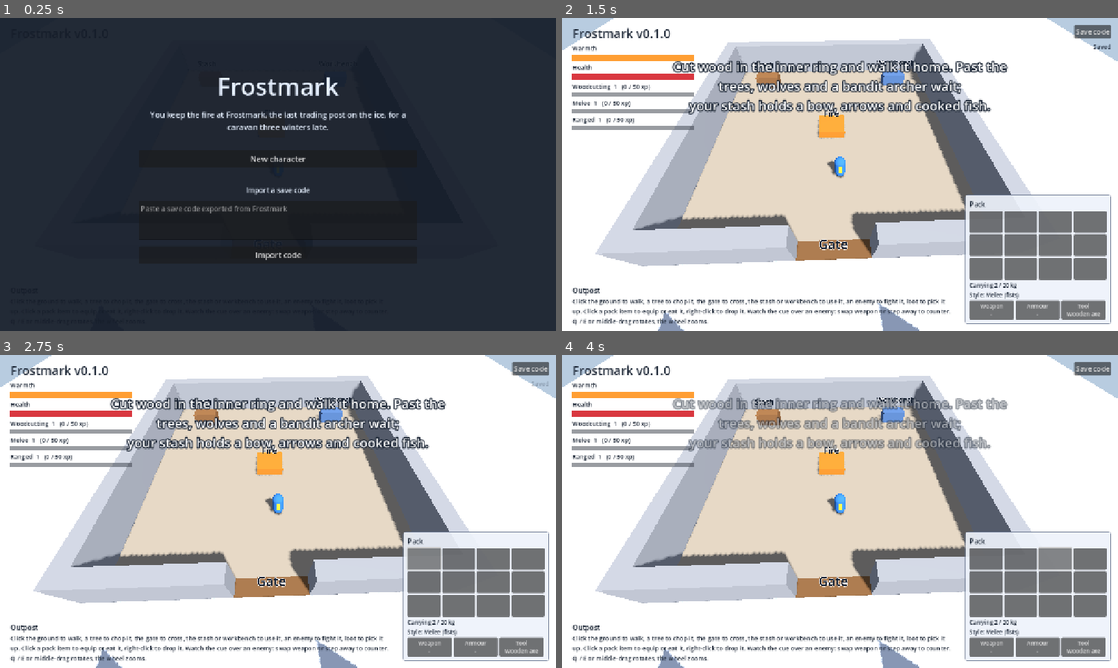
Above: before the commit, frames 1-4 (two rows, left to right).
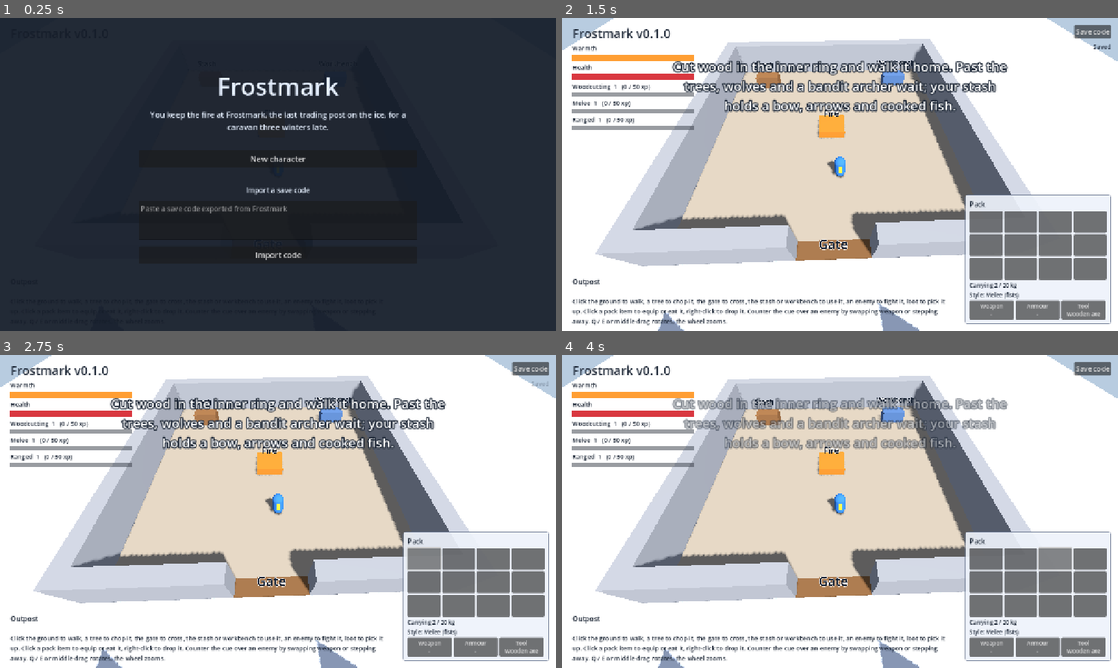
Above: after the commit, the same moments.

Repository: travism26/frostmark
Game: Godot game, scene res://scenes/main.tscn
Same seed, same stepped clock (60 frames per second), same inputs: the game is played once before the commit and once after it.
Inputs (mouse positions are in pixels of both pictures, inside the frame that each line leads up to):
- Up to frame 1 (0.25 s): no input
- Up to frame 2 (1.5 s): click (840, 221) at 0.52 s; type "Alex" at 0.6 s; click "New character" at 1.25 s
- Up to frame 3 (2.75 s): click (422, 558) at 2.02 s
- Up to frame 4 (4 s): click (1017, 558) at 2.77 s; click (1056, 558) at 3.52 s

The runs differ from the first frame. In frame 2, 3.6% of the frame differs, in the area x 1-79%, y 19-99%; in frame 3, 3.6%; in frame 4, 3.0%.

Commit message:
fix: keep the far wolf pack out of earshot of the near pack's fight; HUD hint no longer overlaps the status line

Diff:
--- a/scenes/game_root.gd
+++ b/scenes/game_root.gd
@@ -203,7 +203,7 @@
 	_segment = []
 	_last_event = ""
 	_show_sim()
-	_hud.banner("Cut wood in the inner ring and walk it home. Past the trees, wolves and a bandit archer wait;\nyour stash holds a bow, arrows and cooked fish.")
+	_hud.banner("Cut wood in the inner ring and walk it home. Past the trees, wolves and a bandit archer wait; your stash holds a bow, arrows and cooked fish.")
 
 
 ## Redraws everything that depends on the state after a new, continued or imported sim.
--- a/scenes/main.tscn
+++ b/scenes/main.tscn
@@ -74,9 +74,9 @@
 anchor_top = 1.0
 anchor_bottom = 1.0
 offset_left = 24.0
-offset_top = -104.0
+offset_top = -124.0
 offset_right = 724.0
-offset_bottom = -56.0
+offset_bottom = -76.0
 grow_vertical = 0
 theme_override_font_sizes/font_size = 16
 theme_override_colors/font_color = Color(0.1, 0.14, 0.2, 1)
@@ -87,11 +87,11 @@
 anchor_top = 1.0
 anchor_bottom = 1.0
 offset_left = 24.0
-offset_top = -52.0
+offset_top = -72.0
 offset_right = 904.0
 offset_bottom = -12.0
 grow_vertical = 0
 autowrap_mode = 3
 theme_override_font_sizes/font_size = 14
 theme_override_colors/font_color = Color(0.1, 0.14, 0.2, 1)
-text = "Click the ground to walk, a tree to chop it, the gat …(110 unchanged characters)… quip or eat it, right-click to drop it. Watch the cue over an enemy: swap weapon or step away to counter. Q / E or middle-drag rotates, the wheel zooms."
+text = "Click the ground to walk, a tree to chop it, the gat …(110 unchanged characters)… quip or eat it, right-click to drop it. Counter the cue over an enemy by swapping weapon or stepping away. Q / E or middle-drag rotates, the wheel zooms."
--- a/sim/world_def.gd
+++ b/sim/world_def.gd
@@ -97,13 +97,14 @@
 	# A small patch just past the trees, over the line into ring one: two wolves south-west of
 	# the stand, a pack of three farther west, and a bandit archer to the south-east. Ring one
 	# proper comes later; this is enough to find a fight. Chopping the south-western pine is
-	# loud enough for the near pack to hear.
+	# loud enough for the near pack to hear. The groups sit more than a fight's noise apart
+	# (CombatTable.NOISE_FIGHT), so each is fought on its own.
 	var placements := [
 		["wolf_1", "wolf", [-7.5, 28.5], "west_pack"],
 		["wolf_2", "wolf", [-5.5, 29.5], "west_pack"],
-		["wolf_3", "wolf", [-19.5, 27.5], "far_pack"],
-		["wolf_4", "wolf", [-21.5, 28.5], "far_pack"],
-		["wolf_5", "wolf", [-18.5, 29.5], "far_pack"],
+		["wolf_3", "wolf", [-25.5, 27.5], "far_pack"],
+		["wolf_4", "wolf", [-27.5, 28.5], "far_pack"],
+		["wolf_5", "wolf", [-24.5, 29.5], "far_pack"],
 		["archer_1", "bandit_archer", [8.5, 28.5], "archer_1"],
 	]
 	for p in placements:
--- a/tests/test_sim_combat.gd
+++ b/tests/test_sim_combat.gd
@@ -426,3 +426,19 @@
 	H.run(a, 40)
 	H.run(b, 40)
 	assert_eq(a.snapshot(), b.snapshot())
+
+
+func test_fighting_one_pack_does_not_wake_the_other() -> void:
+	var sim := SimScript.new()
+	H.place(sim, [-7.5, 23.5])
+	H.arm(sim, "wooden_club")
+	for id in ["wolf_1", "wolf_2"]:
+		sim.command(Vocab.ATTACK, {"enemy_id": id})
+		for i in 40:
+			H.run(sim, 1)
+			if sim.state["enemies"][id]["mode"] == Sim.MODE_DEAD:
+				break
+	assert_eq(sim.state["enemies"]["wolf_1"]["mode"], Sim.MODE_DEAD)
+	assert_eq(sim.state["enemies"]["wolf_2"]["mode"], Sim.MODE_DEAD, "a club wins against the near pack")
+	for id in ["wolf_3", "wolf_4", "wolf_5", "archer_1"]:
+		assert_eq(sim.state["enemies"][id]["mode"], Sim.MODE_IDLE, "%s heard nothing" % id)
Not shown, changed: docs/simulation.md
